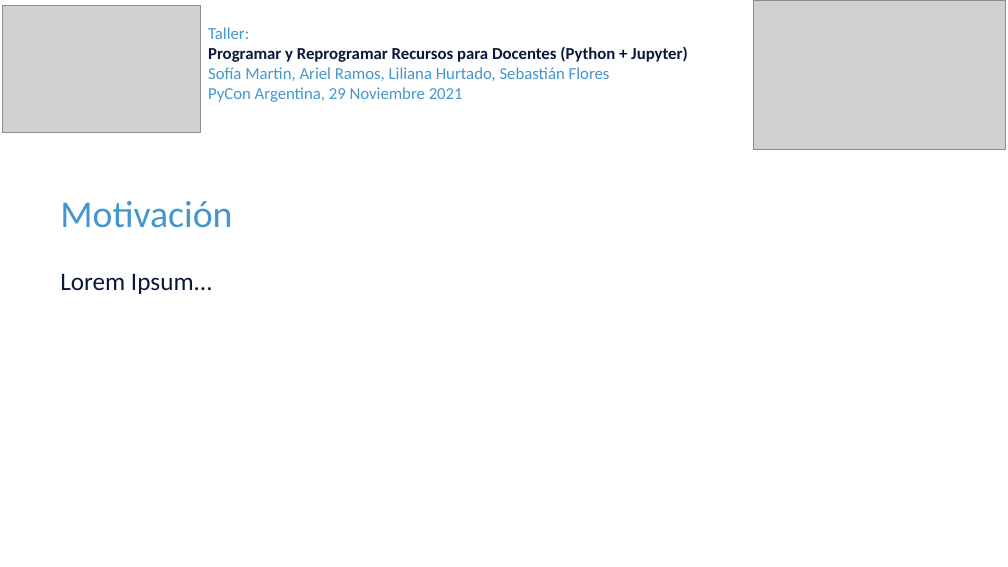
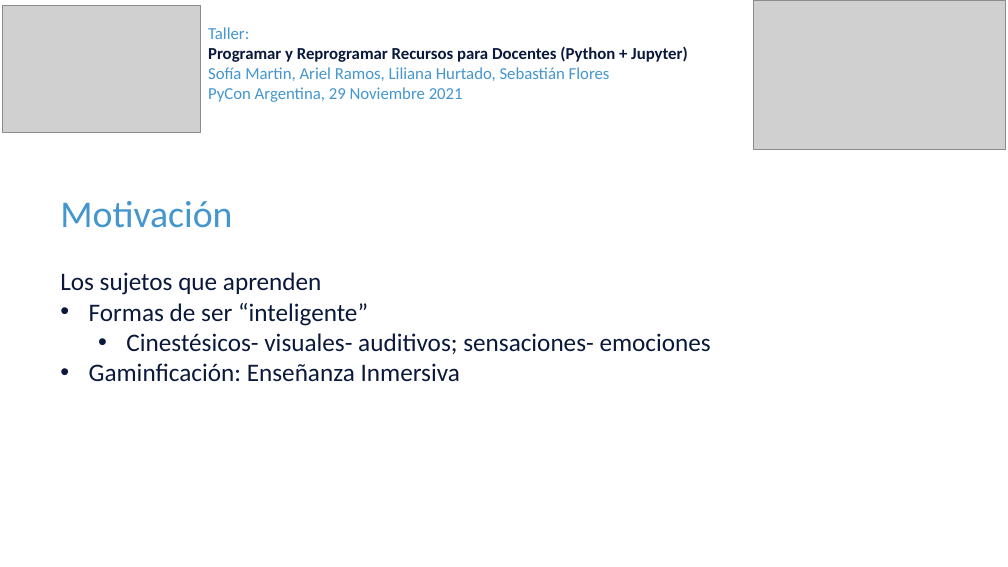
Before and after one commit to sebastiandres/pycon_ar, a slide deck: slide 4 of Parte1-Liliana-Motivacion.pptx. Drawn at 1008x567 pixels with LibreOffice and Linux fonts; fonts in the diff are those of the drawing; grey boxes stand for pictures. Boxes give left, top, right and bottom in pixels: in the first picture for what was removed or moved away, otherwise in the second. Text is boxed around its words. In the diff, an @@ line names an element or a change of style, - is before the commit and + after.

```diff
--- a/Parte1-Liliana-Motivacion.pptx
+++ b/Parte1-Liliana-Motivacion.pptx
@@ text at bbox=[60, 272, 711, 381]: text changed @@
-Lorem Ipsum...
+Los sujetos que aprenden
+• Formas de ser “inteligente”
+  • Cinestésicos- visuales- auditivos; sensaciones- emociones
+• Gaminficación: Enseñanza Inmersiva
```
Also in this commit, not shown: 2 other slides changed, 4 slides added, 1 other file.
